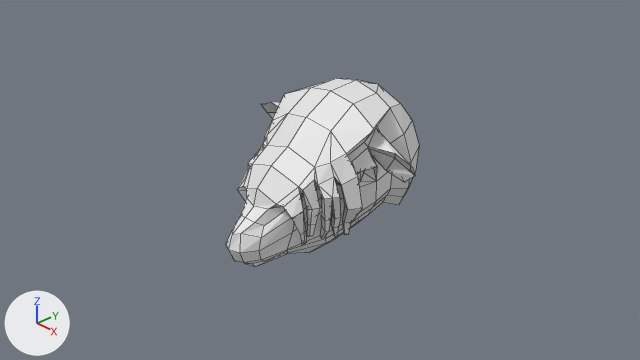
Renders of the Blender file Assets/BlenderModels/LincolnLongwool.blend from each side of a commit.
Camera for both pictures: the file's camera 'Camera'. Arrows for +X, +Y and +Z are at lower left; the lights stay in place. The picture after the commit comes second. Mesh edges are drawn as thin lines.

The first picture shows 'BaseHeadWithEyes'.
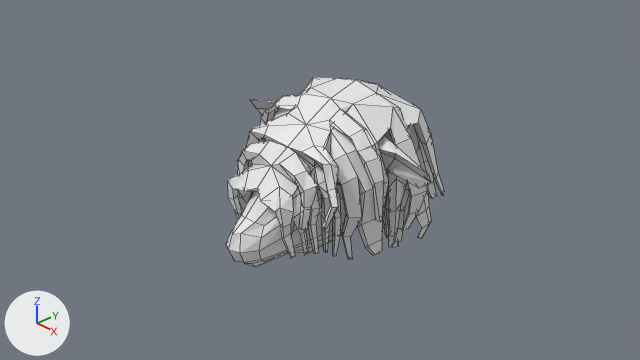
Commit message: Added Bins Started Heads Again

The change, as JSON lines over the scene's bpy script:
```json
{"block": "me_sphere", "where": "# used by ob_baseheadwitheyes; location = (0.0, 0.0, 0.0)"}
{"op": "remove", "block": "me_sphere", "code": "me_sphere.from_pydata(...)  # 220 vertices, 227 faces; spans x 0.0..1.37, y -1.48..1.48, z -0.87..1.12"}
{"op": "add", "block": "me_sphere", "code": "me_sphere.from_pydata(...)  # 452 vertices, 456 faces; spans x 0.0..1.6, y -1.48..1.64, z -1.31..1.12"}
{"block": "me_sphere", "change": "me_sphere part 1"}
{"block": "me_sphere", "change": "14 faces are deleted"}
{"block": "me_sphere", "change": "4 vertices in x 0.57..0.71, y -0.41..-0.29, z -0.34..-0.32 move by (-0.02, 0.05, -0.14)"}
{"block": "me_sphere", "change": "3 vertices in x 1.11..1.37, y 0.19..0.35, z 0.19..0.52 move by (0.23, 0.0, 0.0)"}
{"block": "me_sphere", "change": "3 vertices in x 0.45..0.5, y -0.72..-0.68, z -0.53..-0.5 move by (0.0, 0.05, -0.16)"}
{"block": "me_sphere", "change": "3 vertices in x 0.68..0.78, y -0.48..-0.4, z -0.21..0.13 move by (-0.02, 0.01, 0.0)"}
{"block": "me_sphere", "change": "41 vertices move from x 0.0..0.91, y -1.07..1.12, z -0.52..1.09 to x 0.0..0.89, y -0.95..1.04, z -0.91..0.99"}
{"block": "me_sphere", "change": "232 vertices are added at x 0.0..1.12, y -1.1..1.64, z -1.31..1.0"}
{"block": "me_sphere", "change": "243 new faces join them"}
```

Boxes (x1, y1, x2, y2) around the edits, measured in the pictures (640 x 360 px):
```json
{"object": "BaseHeadWithEyes", "change": "reshaped", "before": [226, 78, 419, 266], "after": [226, 78, 444, 266], "on screen": "13% wider"}
{"part": 1, "of": "me_sphere", "change": "built on", "before": [241, 79, 419, 245], "after": [227, 78, 444, 259]}
```
